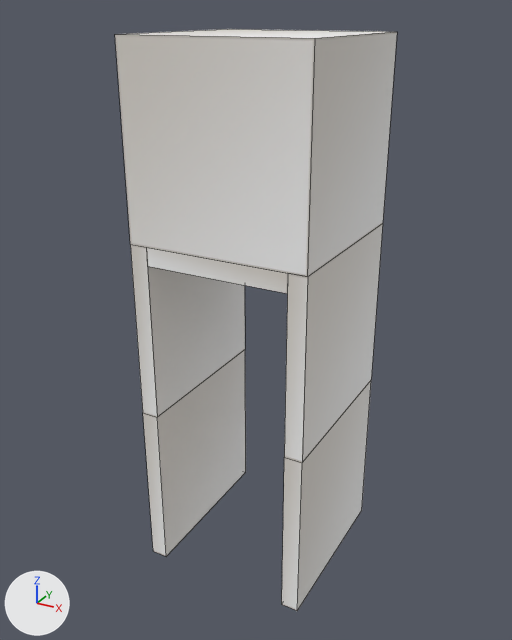
The FBX model Art/models/scene_door_slide.fbx as it was, and as the next commit left it.
The view is the same before and after, from a camera (50 mm lens) standing at (1.75, -3.25, 3.11) and looking at (-0.03, -0.02, 1.49). Lighting does not change. The marker at lower left points along +X, +Y and +Z. Mesh edges are drawn as thin lines. Where no turn or scale is listed for an object, it has been applied to the vertices.

Objects in the first picture: 'mesh_door_slide'.
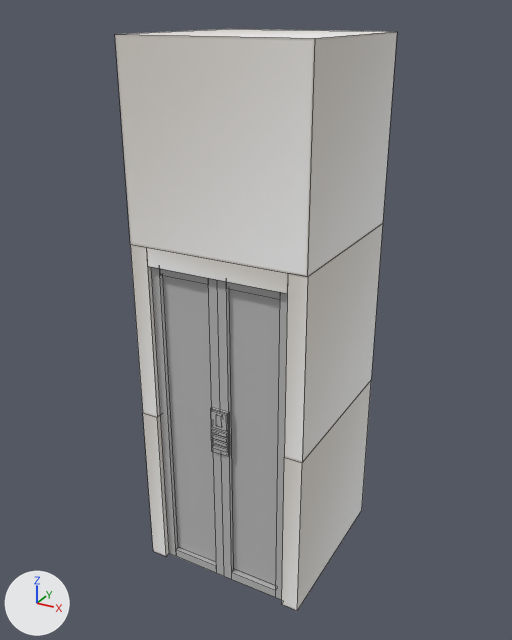
Edits to the scene script, one JSON object a line:
```json
{"op": "add", "block": "mat_lambert1", "code": ["mat_lambert1 = principled_material('lambert1')", "mat_lambert1.base_color = (0.5, 0.5, 0.5)  # grey #bcbcbc"]}
{"op": "add", "block": "me_mesh_002", "code": ["me_mesh_002 = bpy.data.meshes.new('Mesh.002')", "me_mesh_002.from_pydata(...)  # 88 vertices, 72 faces; spans x -0.05..0.4, y -0.49..-0.39, z 0.0..1.9", "me_mesh_002.materials.append(mat_lambert1)  # grey #bcbcbc"]}
{"op": "add", "block": "me_mesh_001", "code": ["me_mesh_001 = bpy.data.meshes.new('Mesh.001')", "me_mesh_001.from_pydata(...)  # 36 vertices, 30 faces; spans x -0.4..0.0, y -0.47..-0.39, z 0.0..1.9", "me_mesh_001.materials.append(mat_lambert1)  # grey #bcbcbc"]}
{"op": "add", "block": "ob_mesh_door_left", "code": ["ob_mesh_door_left = bpy.data.objects.new('mesh_door_left', me_mesh_002)", "ob_mesh_door_left.location = (0.0, 0.0, 0.0)"]}
{"op": "add", "block": "ob_mesh_door_right", "code": ["ob_mesh_door_right = bpy.data.objects.new('mesh_door_right', me_mesh_001)", "ob_mesh_door_right.location = (0.0, 0.0, 0.0)"]}
```

Changed parts and their boxes [x1, y1, x2, y2] in the pictures (512 x 640 px):
```json
{"object": "mesh_door_left", "change": "added", "after": [211, 280, 287, 600]}
{"object": "mesh_door_right", "change": "added", "after": [151, 267, 224, 576]}
```
